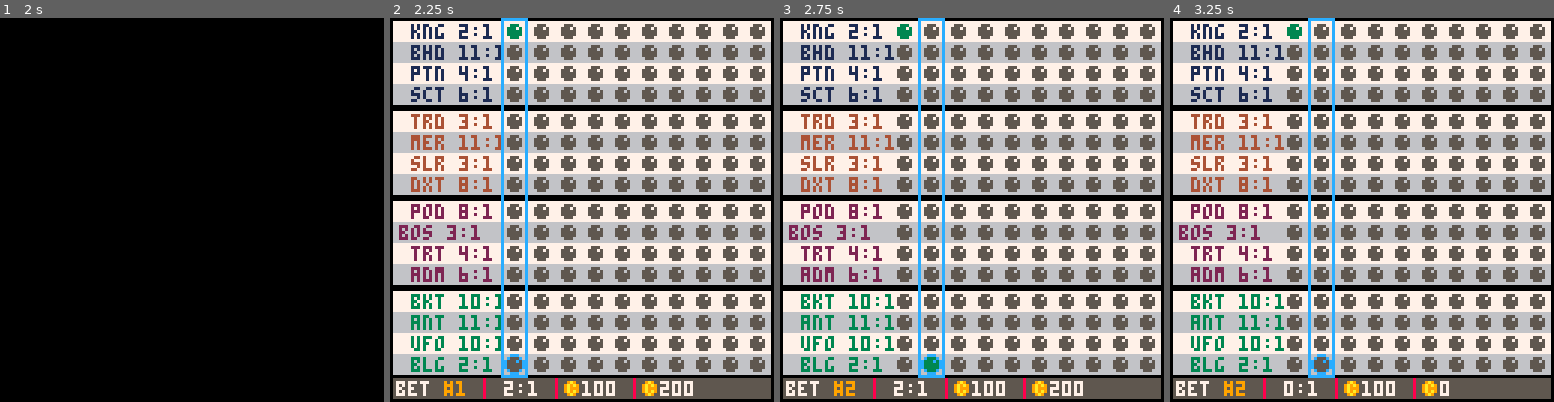
Above: before the commit, frames 1-4 (left to right).
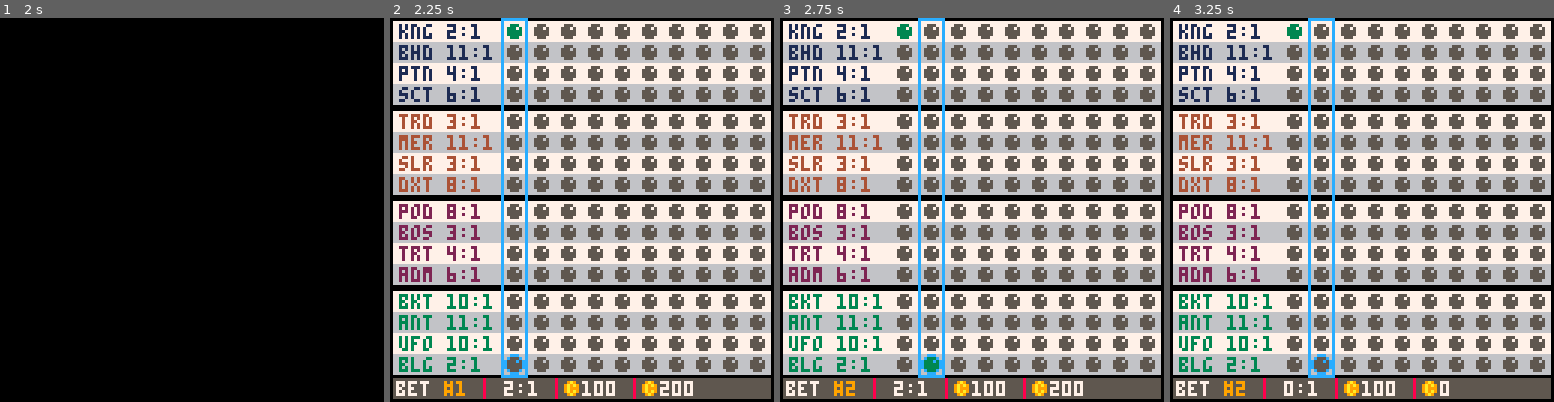
Above: after the commit, the same moments.

Repository: suspicious-smoke/club-bets-pico8
Game: PICO-8 cartridge galaxy_club_bets.p8
Same seed, same stepped clock (60 frames per second), same inputs: the game is played once before the commit and once after it.
Inputs:
- Up to frame 1 (2 s): tap X (X key) at 0.33, 1.07, 1.85 s; tap O (Z key) at 0.7, 1.7 s; hold Right from 1.6 s (still down)
- Up to frame 2 (2.25 s): release Right at 2.1 s; tap O (Z key) at 2.1 s; hold Up from 2.15 s (still down)
- Up to frame 3 (2.75 s): release Up at 2.42 s; hold Right from 2.47 s (still down); tap O (Z key) at 2.5 s
- Up to frame 4 (3.25 s): tap O (Z key) at 2.9 s; tap X (X key) at 2.97 s; release Right at 3.03 s; hold Left from 3.08 s (still down)

Frame 1 is identical in both runs. In frame 2, 6.3% of the frame differs, in the area x 2-29%, y 1-93%; in frame 3, 6.3%, in the area x 2-30%, y 1-93%; in frame 4, 6.3%.

Commit message:
allow going back to race results from winning bets page

Diff:
--- a/galaxy_club_bets.p8
+++ b/galaxy_club_bets.p8
@@ -7,20 +7,7 @@
 	version,t=2,0
 	debug=split(",,,,,")
 	 cartdata("galaxy_club_bets")
-	category=split([[
-		movement,
-		obstacle,
-		powerup,
-		weather,
-		terrain,
-		ship-mod,
-		event,
-		section,
-		physics,
-		visibility,
-		condition,
-		hazard]])
-
+	category=split([[movement, obstacle, powerup, weather, terrain, ship-mod, event, section, physics, visibility, condition, hazard]])
 	feature_names=split("hairpin,u-turn,straight,ramp,lavapit,spiketrap,rocks,boostpad,oil,slick,cannon,rain,highwind,heat,off-road,ice,glass,energy,glider,meteors,kaiju,wormhole,castle,caves,volcano,zero-g,rev-grav,darkness,fog,narrow,crumbling,lightning,fire")
 	feature_categories={{1,2},{1,2},{1},{1,9},{2,12},{2,12},{2,7},{3,1},{3,11},{3,12},{4,11},{4,9},{4,12},{5,11},{5,11},{5,11},{6,1},{6,9},{7,12},{7,12},{7,9},{8,5},{8,10},{8,4},{9,1},{9,1},{10},{10,4},{11,1},{11,2},{12,9},{12,4}}
 	-- features={
@@ -81,9 +68,9 @@
 	-- 	{"kingshot","kng",17,{8},5},
 	-- 	{"ufo","ufo",13,{1},4},
 	-- }
-	r_names=split("bosco, admiral, dexter, pontoon, sailor, bucket, pod eng, merchant, scuttle, beluga, ant, turtle, beholder, trident, kingshot, ufo")
-	r_abriev=split("bos, adm, dxt, ptn, slr, bkt, pod, mer, sct, blg, ant, trt, bhd, trd, kng, ufo")
-	r_base=split(" 12, 11, 12, 14, 15, 16, 10, 10, 11, 17, 13, 14, 15, 16, 17, 13")
+	r_names=split("bosco,admiral,dexter,pontoon,sailor,bucket,pod-eng,merchant,scuttle,beluga,ant,turtle,beholder,trident,kingshot,ufo")
+	r_abriev=split("bos,adm,dxt,ptn,slr,bkt,pod,mer,sct,blg,ant,trt,bhd,trd,kng,ufo")
+	r_base=split("12,11,12,14,15,16,10,10,11,17,13,14,15,16,17,13")
 	r_weaknesses=split("3,10,5,2,7,11,8,8,6,10,5,4,1,6,5,4")
 	r_strengths={{9},{1,4},{2,7,12},{4,8},{5},{6},{1,3},{2,3},{4,9},{1,6,9},{10},{2,11},{9},{12},{8},{1} }
 	--used the helpful table from https://gurpsland.no-ip.org/articles/d6chance.htm
@@ -969,7 +956,9 @@
 		else
 			finish_round()
 		end
-
+	elseif btnp(❎) then
+		--go back
+		trn_state(init_race_results)
 	end
 end
 
